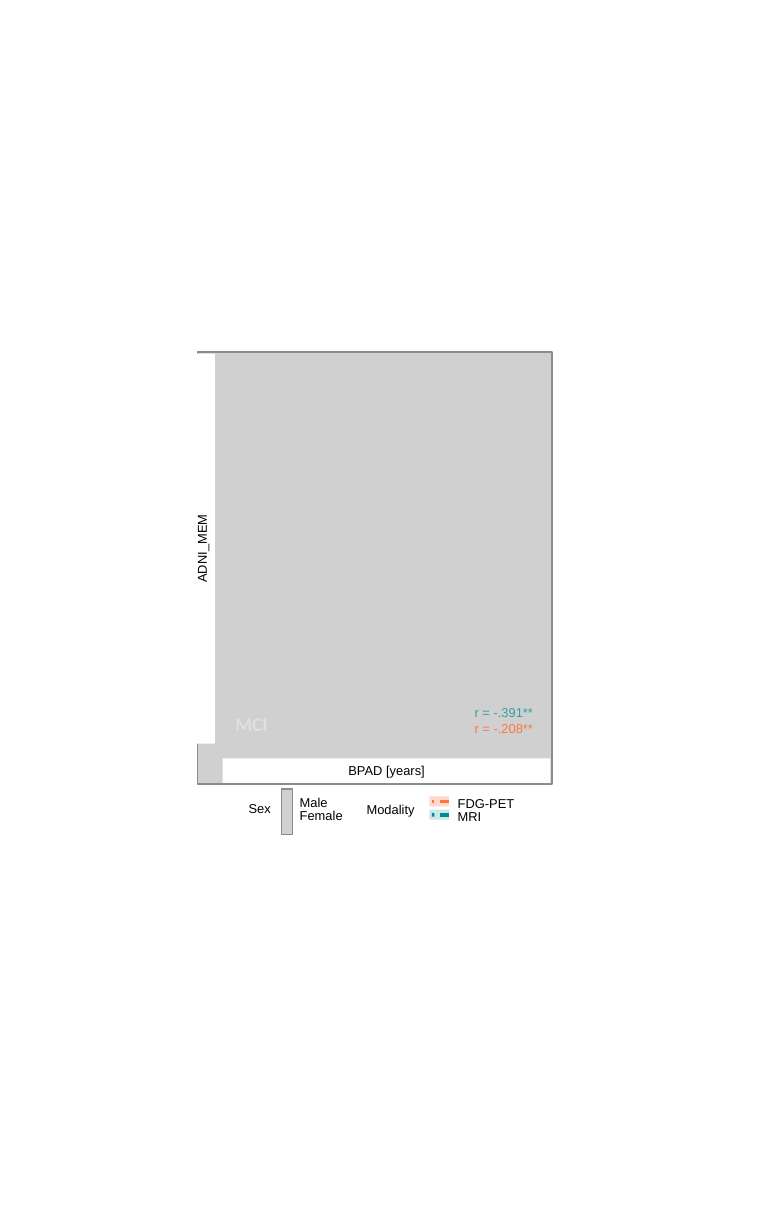
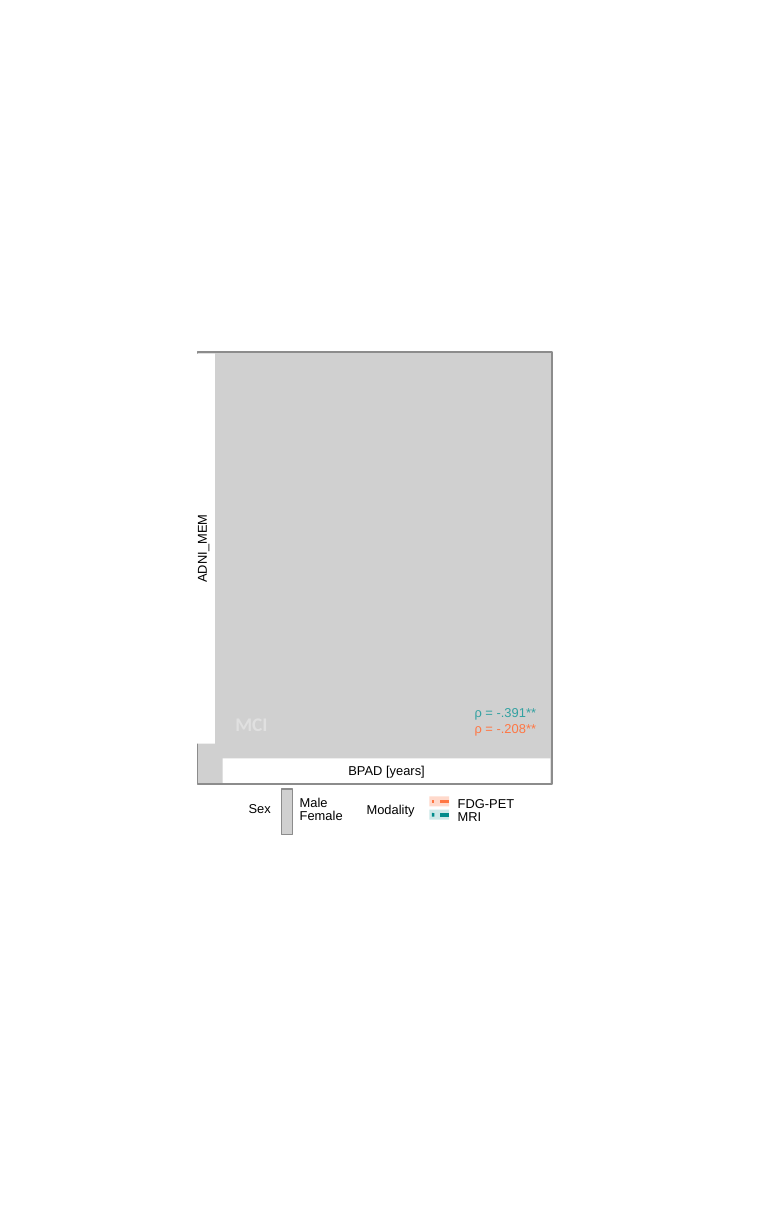
Before and after one commit to elenadoe/Brain_Age_PET_MRI, a slide deck: slide 2 of results/results_hochformat.pptx (slide 1 before the commit). Drawn at 776x1232 pixels with LibreOffice and Linux fonts; fonts in the diff are those of the drawing; grey boxes stand for pictures. Boxes give left, top, right and bottom in pixels: in the first picture for what was removed or moved away, otherwise in the second. Text is boxed around its words. In the diff, an @@ line names an element or a change of style, - is before the commit and + after.

```diff
--- a/results/results_hochformat.pptx
+++ b/results/results_hochformat.pptx
@@ text at [475, 708, 536, 735]: text changed @@
-r = -.391**
-r = -.208**
+ρ = -.391**
+ρ = -.208**
```
Also in this commit, not shown: 1 other slide changed, 6 slides added.
